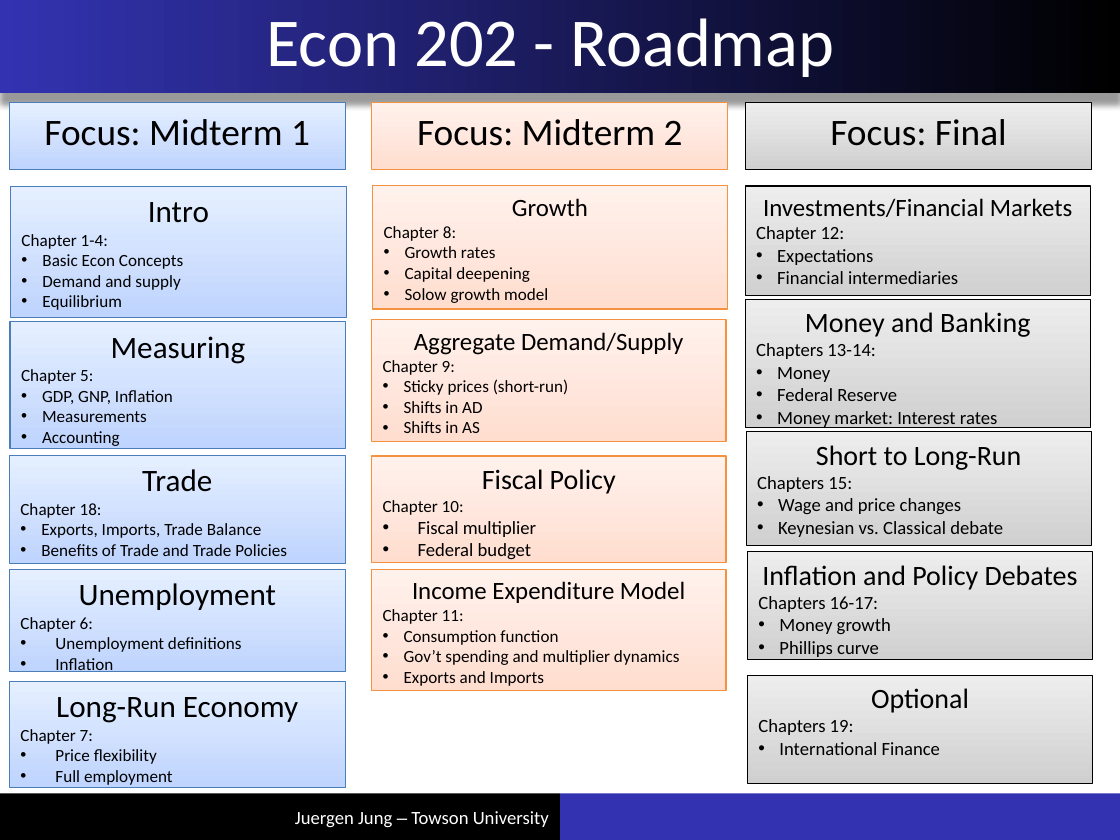
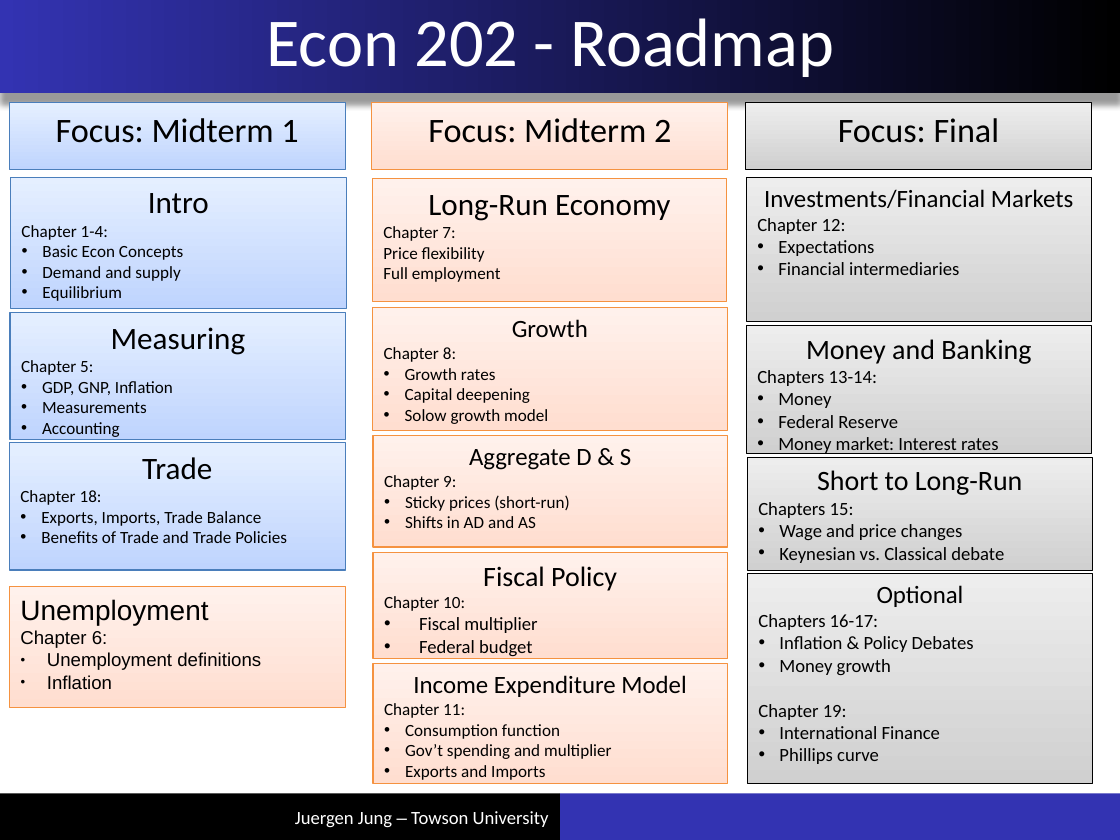
Before and after one commit to juejung/juejung.github.io, a slide deck: slide 1 of jdocs/Macro1/Chapter0_Roadmap.pptx. Drawn at 1120x840 pixels with LibreOffice and Linux fonts; fonts in the diff are those of the drawing. Boxes give left, top, right and bottom in pixels: in the first picture for what was removed or moved away, otherwise in the second. Text is boxed around its words. In the diff, an @@ line names an element or a change of style, - is before the commit and + after.

Commit message:
update roadmap

```diff
--- a/jdocs/Macro1/Chapter0_Roadmap.pptx
+++ b/jdocs/Macro1/Chapter0_Roadmap.pptx
@@ size 24 to 22 pt in 3 elements at [9,103,345,170], [372,103,728,170], [745,103,1092,170] @@
@@ rectangle "Intro": place and size @@
-rectangle "Intro" at [10,186,346,317]
+rectangle "Intro" at [10,177,346,308]
@@ rectangle "Long-Run Economy": place and size @@
-rectangle "Long-Run Economy" at [9,681,345,787]
+rectangle "Long-Run Economy" at [372,179,727,302]
@@ rectangle "Long-Run Economy" at [372,179,727,302]: fill gradient #BFD4FE to #E5EFFF to gradient #FFDED0 to #FFF1EC; outline #4A7EBB 0.74 pt to #F59240 0.74 pt @@
@@ rectangle "Investments/Financial Markets": place and size @@
-rectangle "Investments/Financial Markets" at [745,186,1090,296]
+rectangle "Investments/Financial Markets" at [746,177,1091,321]
@@ text in rectangle at [383,247,501,282]: bullet • to none @@
@@ rectangle "Measuring": place and size @@
-rectangle "Measuring" at [10,321,346,448]
+rectangle "Measuring" at [10,312,346,439]
@@ rectangle "Growth": place and size @@
-rectangle "Growth" at [373,186,728,309]
+rectangle "Growth" at [373,307,728,430]
@@ rectangle "Money and Banking": place and size @@
-rectangle "Money and Banking" at [745,299,1090,428]
+rectangle "Money and Banking" at [746,326,1091,455]
@@ rectangle "Trade": place and size @@
-rectangle "Trade" at [9,455,345,562]
+rectangle "Trade" at [9,442,345,570]
@@ rectangle "Aggregate D & S": place and size @@
-rectangle "Aggregate D & S" at [372,320,727,442]
+rectangle "Aggregate D & S" at [373,435,728,547]
@@ text in rectangle at [469,449,631,470]: text changed @@
-Aggregate Demand/Supply
+Aggregate D & S
@@ rectangle "Short to Long-Run": place and size @@
-rectangle "Short to Long-Run" at [746,432,1091,545]
+rectangle "Short to Long-Run" at [747,457,1092,570]
@@ text in rectangle at [405,516,536,528]: text changed @@
-• Shifts in AD
-• Shifts in AS
+• Shifts in AD and AS
@@ rectangle "Fiscal Policy": place and size @@
-rectangle "Fiscal Policy" at [372,456,727,562]
+rectangle "Fiscal Policy" at [373,552,728,659]
@@ rectangle "Unemployment": place and size @@
-rectangle "Unemployment" at [9,569,345,672]
+rectangle "Unemployment" at [9,587,345,708]
@@ rectangle "Unemployment" at [9,587,345,708]: size 20 to 18 pt in "Unemployment"; font Calibri to Arial; size 11 to 12 pt in "Chapter 6:", "Unemployment definitions", "Inflation"; alignment centre to left; bullet • to ●; fill gradient #BFD4FE to #E5EFFF to gradient #FFDED0 to #FFF1EC; outline #4A7EBB 0.74 pt to #F59240 0.74 pt @@
@@ rectangle "Optional": place and size @@
-rectangle "Optional" at [747,551,1092,659]
+rectangle "Optional" at [747,573,1092,784]
@@ text in rectangle at [877,585,964,607]: text changed; size 18 to 16 pt @@
-Inflation and Policy Debates
+Optional
@@ text in rectangle at [779,636,974,652]: paragraph added @@
+• Inflation & Policy Debates
@@ rectangle "Income Expenditure Model": place and size @@
-rectangle "Income Expenditure Model" at [372,569,727,690]
+rectangle "Income Expenditure Model" at [373,663,728,784]
@@ rectangle removed at [747,675,1092,783] @@
-Optional
-Chapters 19:
-• International Finance
@@ text in rectangle at [758,704,940,739]: paragraphs added @@
+Chapter 19:
+• International Finance
@@ text in rectangle at [405,744,612,759]: text changed @@
-• Gov’t spending and multiplier dynamics
+• Gov’t spending and multiplier
```
